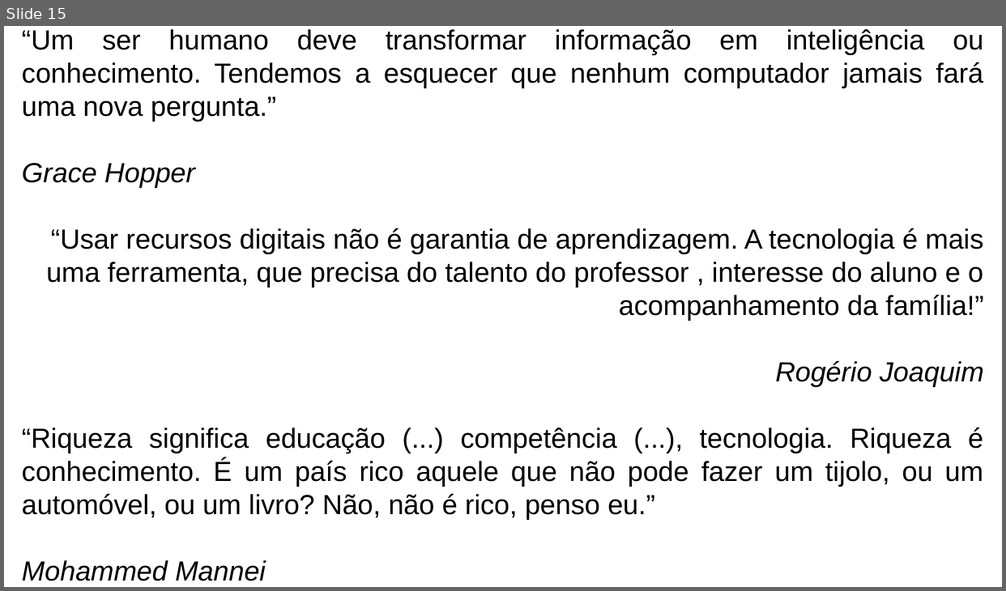
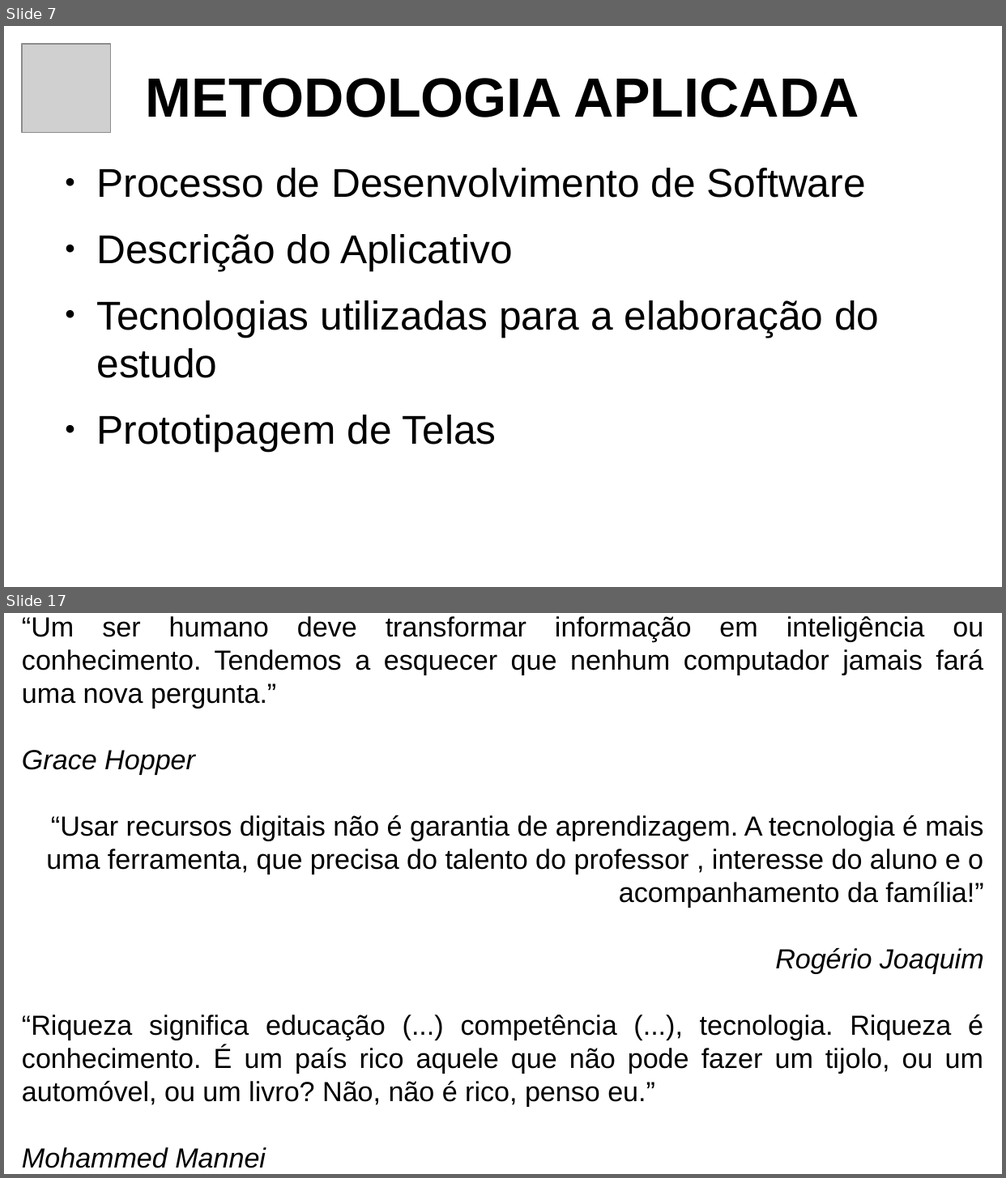
Before and after one commit to DarkCells/PySysbone, a slide deck: Apresentação_Defesa.odp. Shown one above the other, each under a label of ours: slide 15 before the commit, slides 7 and 17 after it; the slides between them are not shown. The pictures are 1006x591 and 1006x1178 pixels, drawn with LibreOffice and Linux fonts; fonts in the diff are those of the drawing; grey boxes stand for pictures. Boxes give left, top, right and bottom in pixels: in the first picture for what was removed or moved away, otherwise in the second. Text is boxed around its words. In the diff, an @@ line names an element or a change of style, - is before the commit and + after.

Commit message:
commit final para defesa

```diff
--- a/Apresentação_Defesa.odp
+++ b/Apresentação_Defesa.odp
@@ slide 7 added at [4, 26, 1002, 587], background #FFFFFF @@
@@ picture added at [22, 44, 111, 133] @@
@@ title added at [146, 78, 859, 118], 44 pt, text #000000, bold @@
+METODOLOGIA APLICADA
@@ text added at [96, 168, 879, 451], 32 pt, text #000000 @@
+● Processo de Desenvolvimento de Software
+● Descrição do Aplicativo
+● Tecnologias utilizadas para a elaboração do estudo
+● Prototipagem de Telas
@@ what was slide 15 is now slide 17 @@
```
Also in this commit, not shown: 3 slides changed, 13 other slides added, 12 slides removed, 17 other files.
